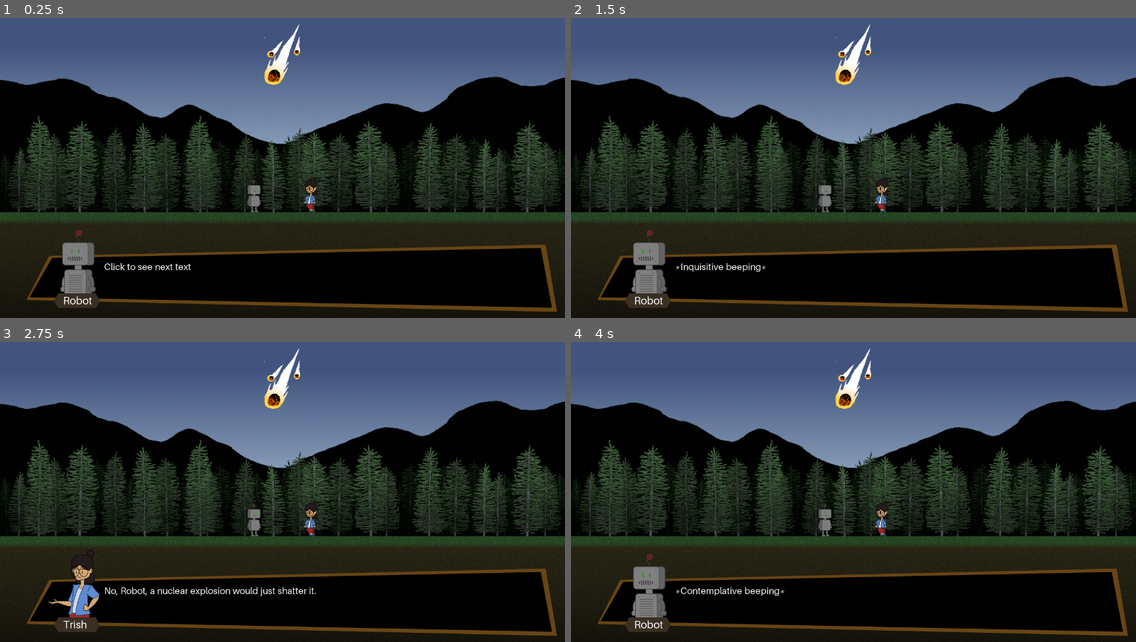
Above: before the commit, frames 1-4 (two rows, left to right).
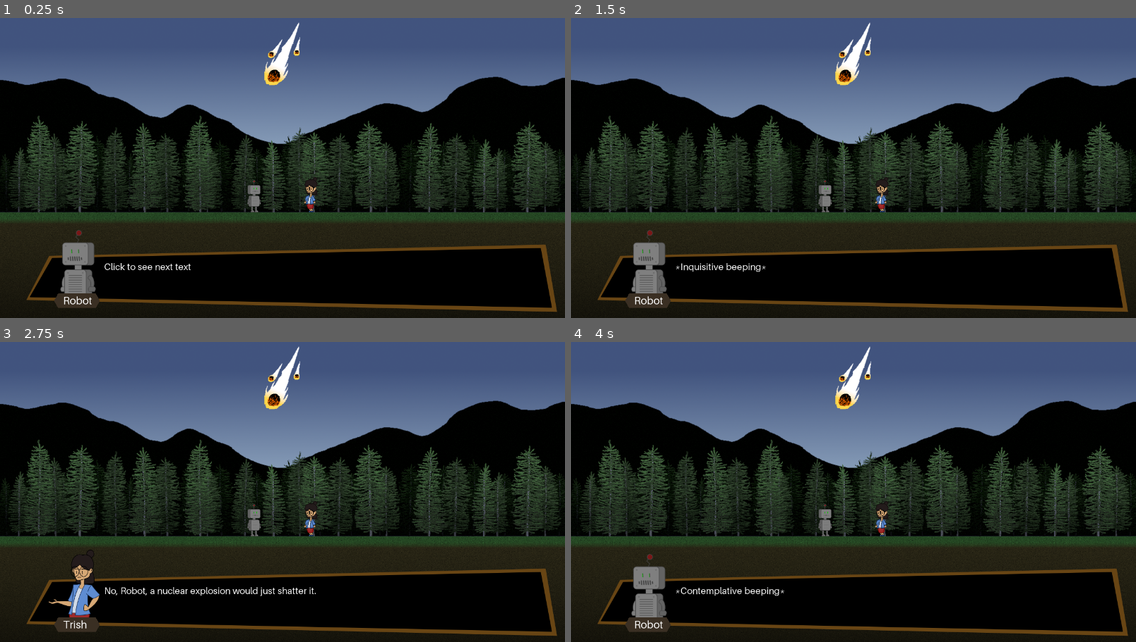
Above: after the commit, the same moments.

Repository: shelvacu/ideal-happiness
Game: Godot game, scene res://cutscenes/prologue.tscn
Two runs of this game, one before a commit and one after it. Both use one fixed random seed, a clock stepped at 60 frames per second and the inputs below.
Inputs (mouse positions are in pixels of both pictures, inside the frame that each line leads up to):
- Up to frame 1 (0.25 s): no input
- Up to frame 2 (1.5 s): tap Enter at 0.5 s; move the mouse to (977, 144) at 0.52 s; click (977, 144) at 0.67 s; tap Space at 1.25 s; move the mouse to (740, 174) at 1.27 s; click (740, 174) at 1.42 s
- Up to frame 3 (2.75 s): move the mouse to (339, 414) at 2.02 s; click (339, 414) at 2.17 s
- Up to frame 4 (4 s): move the mouse to (825, 546) at 2.77 s; click (825, 546) at 2.92 s; move the mouse to (1023, 531) at 3.52 s; click (1023, 531) at 3.67 s

The runs differ from the first frame. In frame 1, 0.2% of the frame differs, in the area x 46-54%, y 1-23%; in frame 2, 0.2%; in frame 3, 0.2%; in frame 4, 0.2%.

Commit message:
Add elevator tile states

Diff:
--- a/cutscenes/prologue.tscn
+++ b/cutscenes/prologue.tscn
@@ -68,6 +68,7 @@
 
 [node name="Asteroid" parent="." instance=ExtResource( 2 )]
 position = Vector2( 640, 120 )
+frame = 1
 
 [node name="Dialog" parent="." instance=ExtResource( 4 )]
 
@@ -89,7 +90,6 @@
 visible = false
 position = Vector2( 663.491, 440.724 )
 frames = SubResource( 7 )
-frame = 1
 playing = true
 
 [node name="Blueprint" type="AnimatedSprite" parent="."]
--- a/entities/InnerTile.tres
+++ b/entities/InnerTile.tres
@@ -7,76 +7,87 @@
 [ext_resource path="res://entities/bridge.png" type="Texture" id=5]
 [ext_resource path="res://entities/power_plant_button.png" type="Texture" id=6]
 [ext_resource path="res://block.png" type="Texture" id=7]
+[ext_resource path="res://entities/elevator.png" type="Texture" id=8]
 
 [sub_resource type="AtlasTexture" id=1]
+flags = 4
+atlas = ExtResource( 3 )
+region = Rect2( 0, 0, 80, 80 )
+
+[sub_resource type="AtlasTexture" id=2]
+flags = 4
+atlas = ExtResource( 3 )
+region = Rect2( 80, 0, 80, 80 )
+
+[sub_resource type="AtlasTexture" id=3]
+flags = 4
+atlas = ExtResource( 3 )
+region = Rect2( 160, 0, 80, 80 )
+
+[sub_resource type="AtlasTexture" id=4]
+flags = 4
+atlas = ExtResource( 3 )
+region = Rect2( 0, 80, 80, 80 )
+
+[sub_resource type="AtlasTexture" id=5]
+flags = 4
+atlas = ExtResource( 5 )
+region = Rect2( 80, 0, 80, 80 )
+
+[sub_resource type="AtlasTexture" id=6]
+flags = 4
+atlas = ExtResource( 5 )
+region = Rect2( 160, 0, 80, 80 )
+
+[sub_resource type="AtlasTexture" id=7]
 flags = 4
 atlas = ExtResource( 6 )
 region = Rect2( 80, 0, 80, 80 )
 
-[sub_resource type="AtlasTexture" id=2]
+[sub_resource type="AtlasTexture" id=8]
 flags = 4
 atlas = ExtResource( 5 )
 region = Rect2( 0, 0, 80, 80 )
 
-[sub_resource type="AtlasTexture" id=3]
-flags = 4
-atlas = ExtResource( 6 )
-region = Rect2( 0, 0, 80, 80 )
-
-[sub_resource type="AtlasTexture" id=4]
+[sub_resource type="AtlasTexture" id=9]
 flags = 4
 atlas = ExtResource( 2 )
 region = Rect2( 0, 0, 80, 80 )
 
-[sub_resource type="AtlasTexture" id=5]
+[sub_resource type="AtlasTexture" id=10]
 flags = 4
 atlas = ExtResource( 2 )
 region = Rect2( 80, 0, 80, 80 )
 
-[sub_resource type="AtlasTexture" id=6]
+[sub_resource type="AtlasTexture" id=11]
 flags = 4
 atlas = ExtResource( 2 )
 region = Rect2( 160, 0, 80, 80 )
 
-[sub_resource type="AtlasTexture" id=7]
+[sub_resource type="AtlasTexture" id=12]
 flags = 4
 atlas = ExtResource( 1 )
 region = Rect2( 0, 0, 80, 80 )
 
 [sub_resource type="AtlasTexture" id=13]
 flags = 4
-atlas = ExtResource( 3 )
+atlas = ExtResource( 4 )
 region = Rect2( 0, 0, 80, 80 )
 
 [sub_resource type="AtlasTexture" id=14]
 flags = 4
-atlas = ExtResource( 3 )
-region = Rect2( 80, 0, 80, 80 )
+atlas = ExtResource( 6 )
+region = Rect2( 0, 0, 80, 80 )
 
 [sub_resource type="AtlasTexture" id=15]
 flags = 4
-atlas = ExtResource( 3 )
-region = Rect2( 160, 0, 80, 80 )
+atlas = ExtResource( 8 )
+region = Rect2( 0, 0, 80, 80 )
 
 [sub_resource type="AtlasTexture" id=16]
 flags = 4
-atlas = ExtResource( 3 )
-region = Rect2( 0, 80, 80, 80 )
-
-[sub_resource type="AtlasTexture" id=17]
-flags = 4
-atlas = ExtResource( 5 )
+atlas = ExtResource( 8 )
 region = Rect2( 80, 0, 80, 80 )
-
-[sub_resource type="AtlasTexture" id=18]
-flags = 4
-atlas = ExtResource( 5 )
-region = Rect2( 160, 0, 80, 80 )
-
-[sub_resource type="AtlasTexture" id=12]
-flags = 4
-atlas = ExtResource( 4 )
-region = Rect2( 0, 0, 80, 80 )
 
 [resource]
 animations = [ {
@@ -85,48 +96,58 @@
 "name": "empty",
 "speed": 5.0
 }, {
-"frames": [ SubResource( 1 ) ],
-"loop": true,
-"name": "button-pressed",
-"speed": 5.0
-}, {
-"frames": [ SubResource( 2 ) ],
-"loop": true,
-"name": "bridge-fall",
-"speed": 5.0
-}, {
-"frames": [ SubResource( 3 ) ],
-"loop": true,
-"name": "button-depressed",
-"speed": 5.0
-}, {
-"frames": [ SubResource( 4 ), SubResource( 5 ), SubResource( 6 ) ],
-"loop": true,
-"name": "portal",
-"speed": 5.0
-}, {
-"frames": [ SubResource( 7 ) ],
-"loop": true,
-"name": "portal-placing",
-"speed": 5.0
-}, {
 "frames": [ ExtResource( 7 ) ],
 "loop": true,
 "name": "block",
 "speed": 5.0
 }, {
-"frames": [ SubResource( 13 ), SubResource( 14 ), SubResource( 15 ), SubResource( 16 ) ],
+"frames": [ SubResource( 1 ), SubResource( 2 ), SubResource( 3 ), SubResource( 4 ) ],
 "loop": true,
 "name": "noodly-alive",
 "speed": 5.0
 }, {
-"frames": [ SubResource( 17 ), SubResource( 18 ) ],
+"frames": [ SubResource( 5 ), SubResource( 6 ) ],
 "loop": true,
 "name": "bridge-nofall",
 "speed": 5.0
 }, {
+"frames": [ SubResource( 7 ) ],
+"loop": true,
+"name": "button-pressed",
+"speed": 5.0
+}, {
+"frames": [ SubResource( 8 ) ],
+"loop": true,
+"name": "bridge-fall",
+"speed": 5.0
+}, {
+"frames": [ SubResource( 9 ), SubResource( 10 ), SubResource( 11 ) ],
+"loop": true,
+"name": "portal",
+"speed": 5.0
+}, {
 "frames": [ SubResource( 12 ) ],
+"loop": true,
+"name": "portal-placing",
+"speed": 5.0
+}, {
+"frames": [ SubResource( 13 ) ],
 "loop": true,
 "name": "goal",
 "speed": 5.0
+}, {
+"frames": [ SubResource( 14 ) ],
+"loop": true,
+"name": "button-depressed",
+"speed": 5.0
+}, {
+"frames": [ SubResource( 15 ) ],
+"loop": true,
+"name": "elevator_closed",
+"speed": 5.0
+}, {
+"frames": [ SubResource( 16 ) ],
+"loop": true,
+"name": "elevator_open",
+"speed": 5.0
 } ]
Not shown: 1 places in entities/InnerTile.tres that only renumber resources
